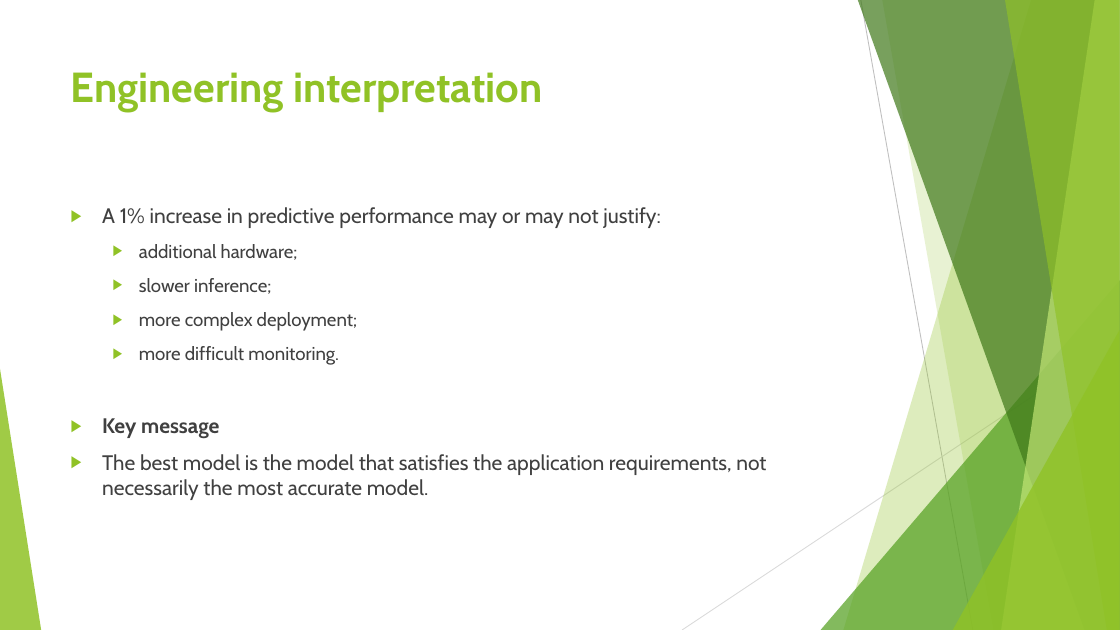
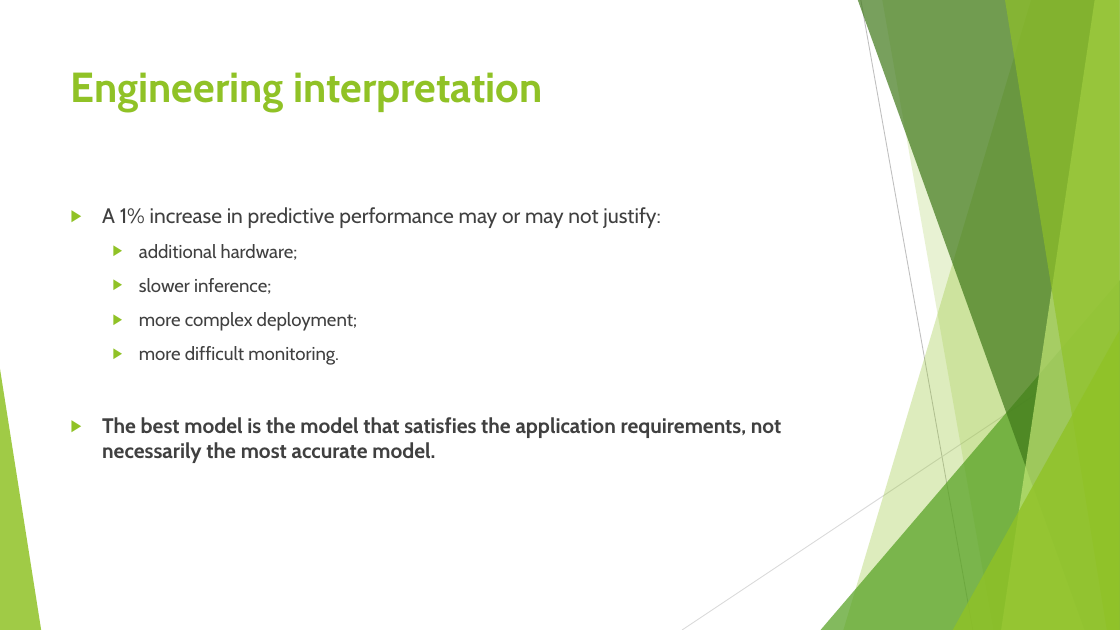
Before and after one commit to FranzGH/timeseries, a slide deck: slide 134 of Slides/03 Traditional Baselines and Feature-Based Machine Learning.pptx (slide 123 before the commit). Drawn at 1120x630 pixels with LibreOffice and Linux fonts; fonts in the diff are those of the drawing. Boxes give left, top, right and bottom in pixels: in the first picture for what was removed or moved away, otherwise in the second. Text is boxed around its words. In the diff, an @@ line names an element or a change of style, - is before the commit and + after.

```diff
--- a/Slides/03 Traditional Baselines and Feature-Based Machine Learning.pptx
+++ b/Slides/03 Traditional Baselines and Feature-Based Machine Learning.pptx
@@ text at (102, 418, 219, 439): paragraph removed @@
-▶ Key message
@@ text at (102, 417, 781, 463): bold on in "The best model is the model that ..." @@
```
Also in this commit, not shown: 34 other slides changed, 15 slides added, 4 slides removed.
